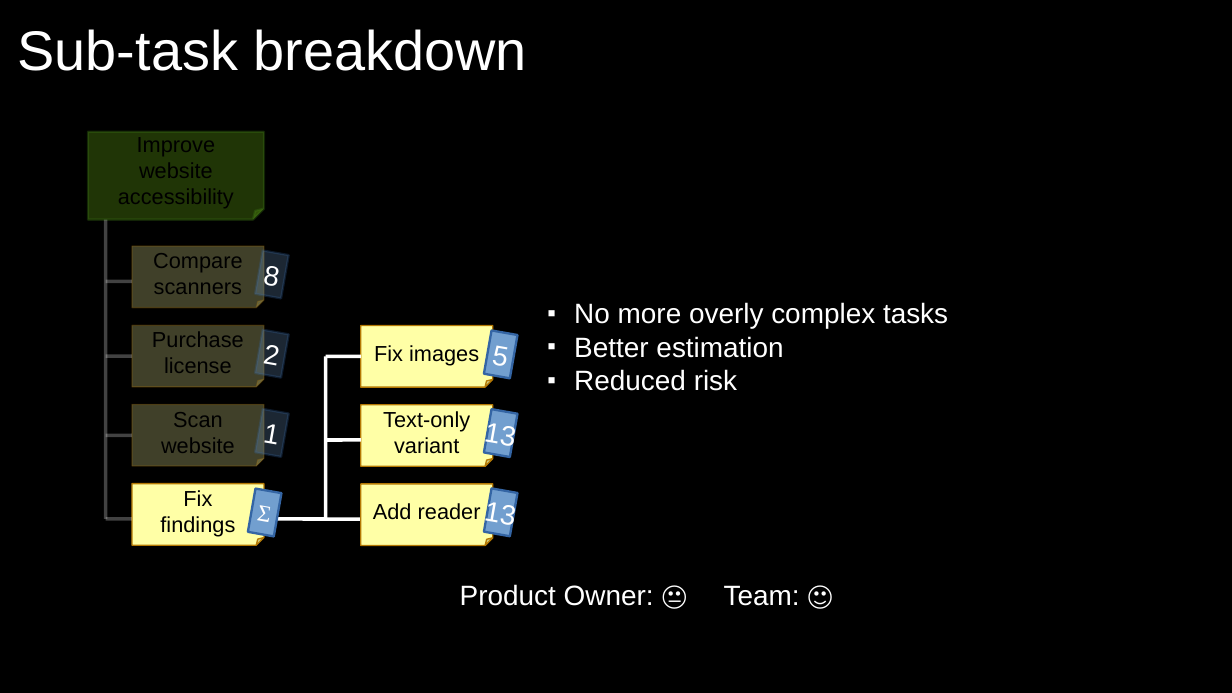
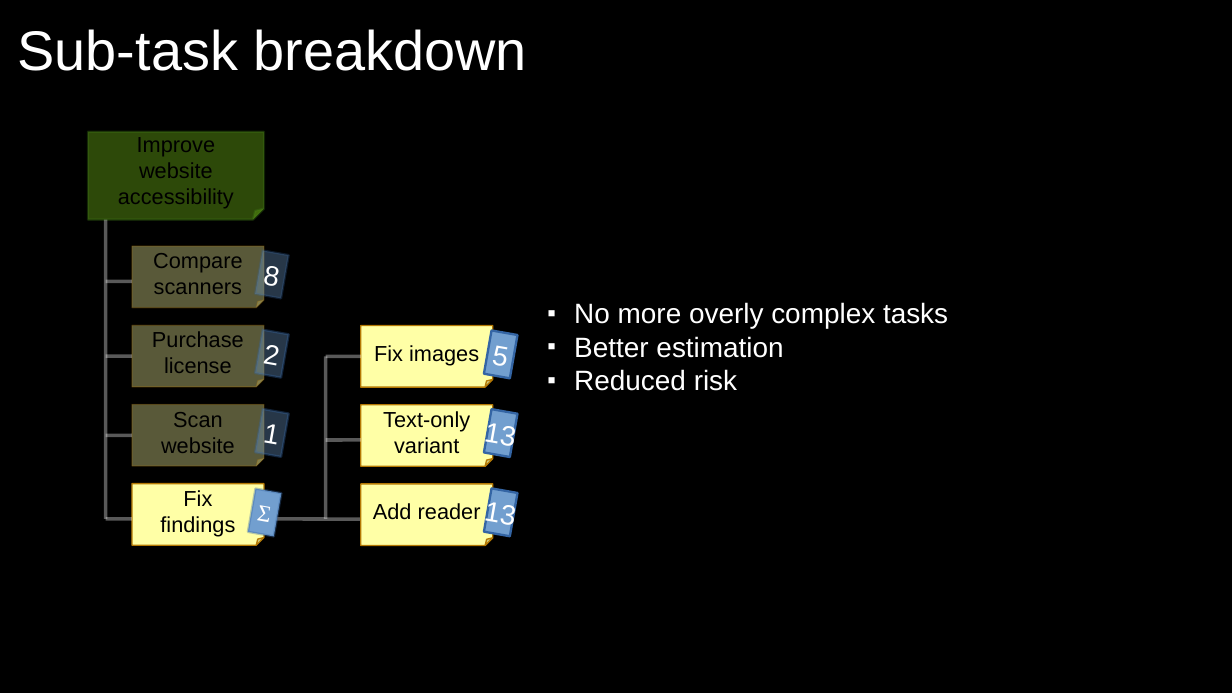
Before and after one commit to exasol/tutorials, a slide deck: slide 28 of estimating/estimating.odp (slide 22 before the commit). Drawn at 1232x693 pixels with LibreOffice and Linux fonts; fonts in the diff are those of the drawing; background and template pictures are left out. Boxes give left, top, right and bottom in pixels: in the first picture for what was removed or moved away, otherwise in the second. Text is boxed around its words. In the diff, an @@ line names an element or a change of style, - is before the commit and + after.

```diff
--- a/estimating/estimating.odp
+++ b/estimating/estimating.odp
@@ folded corner "Improve website accessibility" at [88,132,264,220]: fill #81D41A at 25% opacity to #81D41A at 35% opacity @@
@@ fill #FFFFA6 at 25% opacity to #FFFFA6 at 35% opacity in 3 elements at [132,246,264,307], [132,325,264,387], [132,405,264,466] @@
@@ fill #729FCF at 25% opacity to #729FCF at 35% opacity in 3 elements at [256,251,290,298], [256,330,290,378], [256,409,290,457] @@
@@ text removed at [460,584,800,606] @@
-Product Owner: 😐 Team: 🙂
```
Also in this commit, not shown: 10 other slides changed, 6 slides added.
